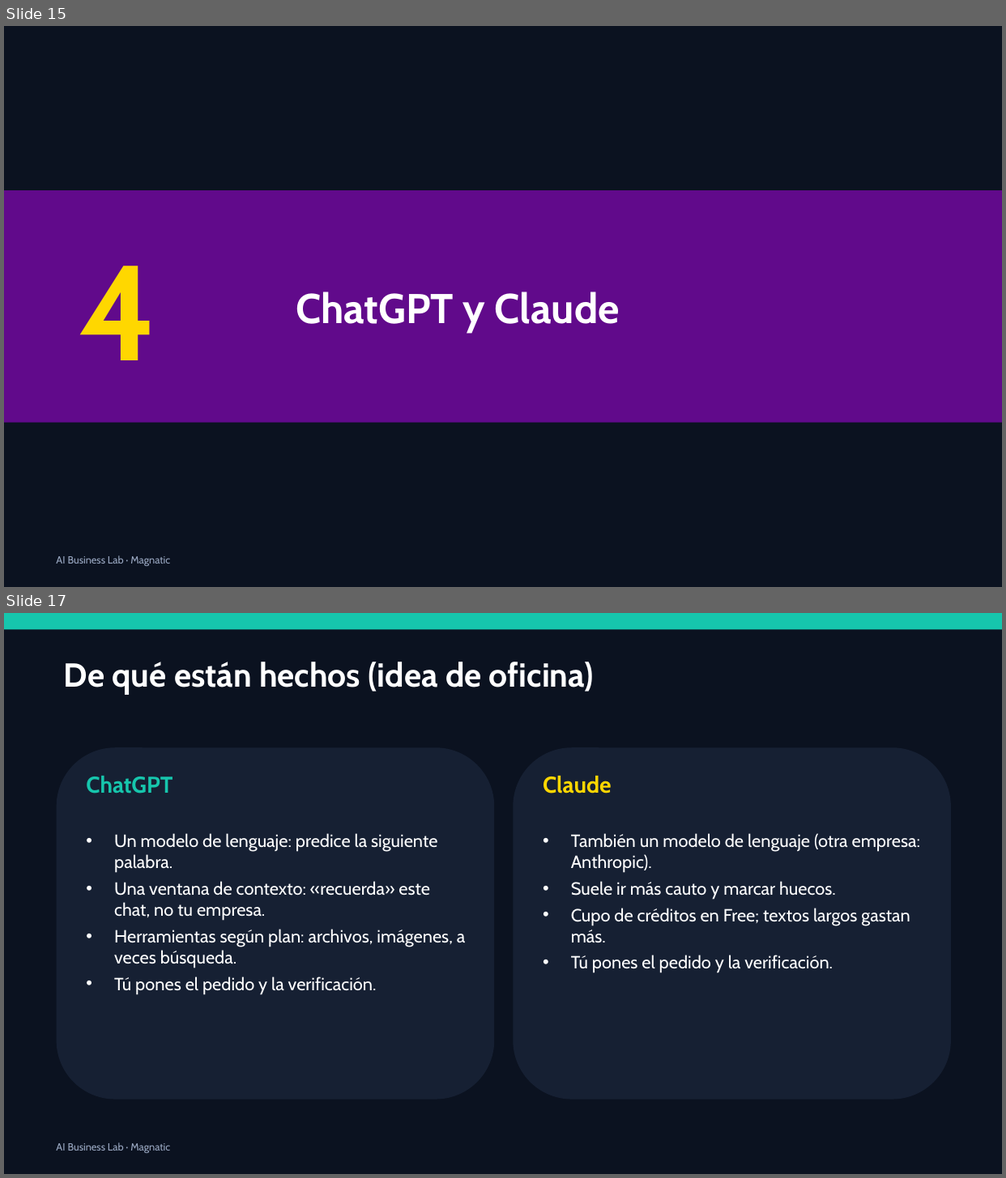
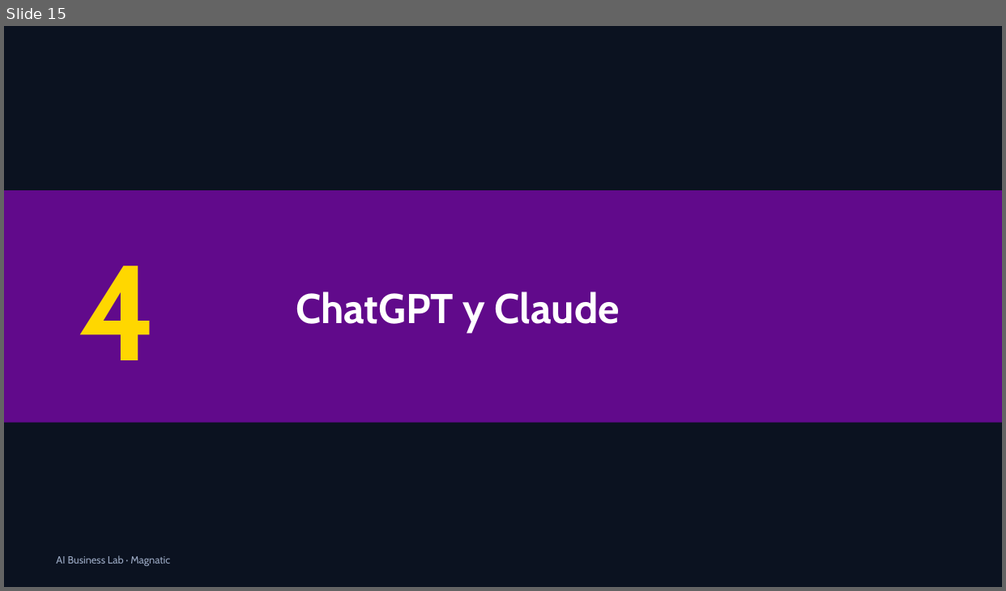
Before and after one commit to xander0408/CURSOS, a slide deck: AI-Business-Lab-Presentacion.pptx. Shown one above the other, each under a label of ours: slides 15 and 17 before the commit, slide 15 after it; the slides between them are not shown. The pictures are 1006x1178 and 1006x591 pixels, drawn with LibreOffice and Linux fonts; fonts in the diff are those of the drawing. Boxes give left, top, right and bottom in pixels: in the first picture for what was removed or moved away, otherwise in the second. Text is boxed around its words. In the diff, an @@ line names an element or a change of style, - is before the commit and + after.

```diff
--- a/AI-Business-Lab-Presentacion.pptx
+++ b/AI-Business-Lab-Presentacion.pptx
@@ slide 17 removed at [4, 613, 1002, 1174], background #0B1220 @@
@@ rectangle removed at [4, 613, 1002, 629] @@
@@ text removed at [64, 662, 594, 695] @@
-De qué están hechos (idea de oficina)
@@ rounded rectangle removed at [57, 747, 494, 1100] @@
@@ rounded rectangle removed at [513, 747, 951, 1100] @@
@@ text removed at [86, 776, 172, 794] @@
-ChatGPT
@@ text removed at [543, 776, 612, 794] @@
-Claude
@@ text removed at [114, 833, 465, 995] @@
-• Un modelo de lenguaje: predice la siguiente palabra.
-• Una ventana de contexto: «recuerda» este chat, no tu empresa.
-• Herramientas según plan: archivos, imágenes, a veces búsqueda.
-• Tú pones el pedido y la verificación.
@@ text removed at [571, 833, 920, 973] @@
-• También un modelo de lenguaje (otra empresa: Anthropic).
-• Suele ir más cauto y marcar huecos.
-• Cupo de créditos en Free; textos largos gastan más.
-• Tú pones el pedido y la verificación.
@@ text removed at [56, 1143, 170, 1153] @@
-AI Business Lab · Magnatic
```
Also in this commit, not shown: 2 slides changed, 9 slides added, 5 other slides removed, 1 other file.
